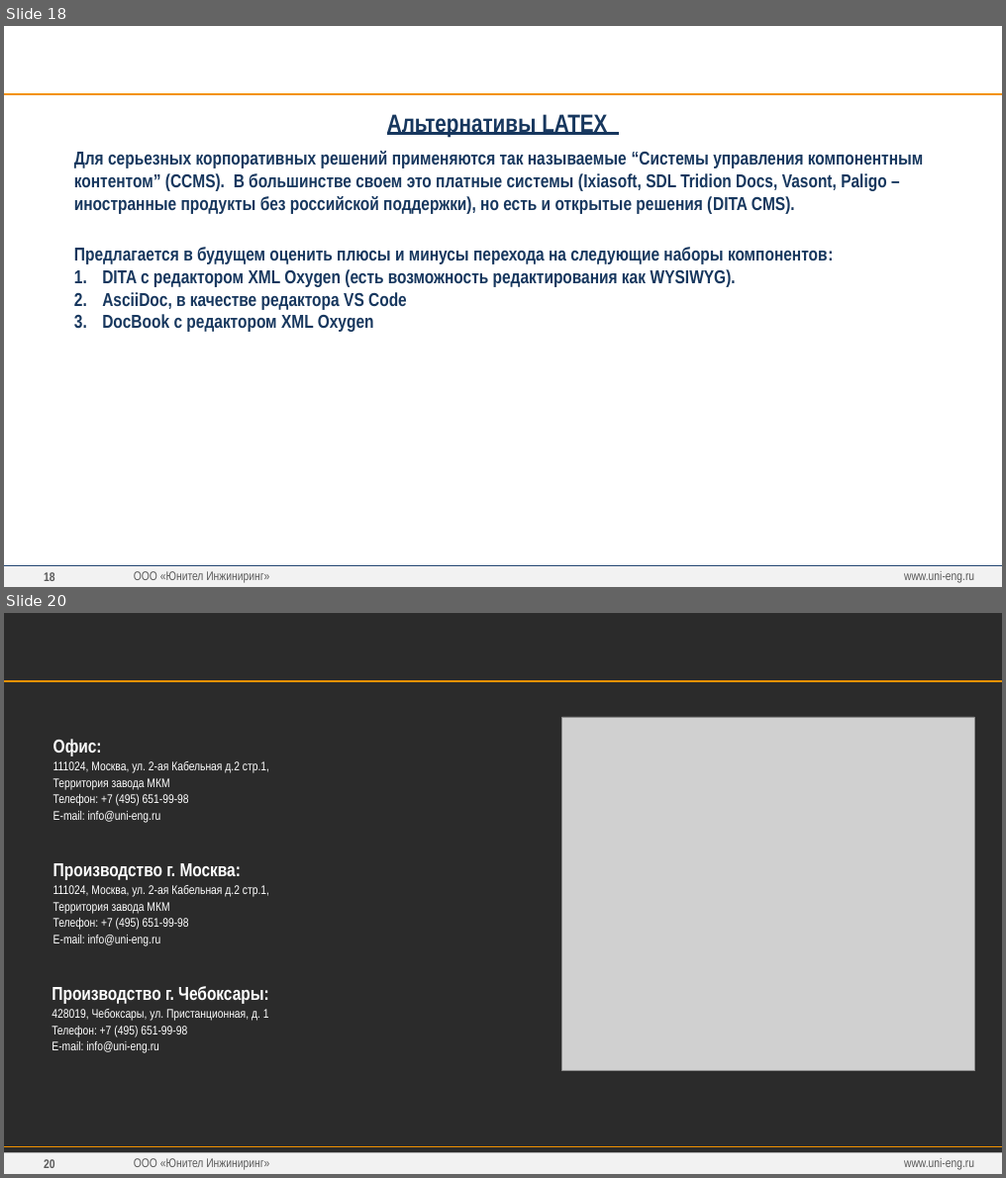
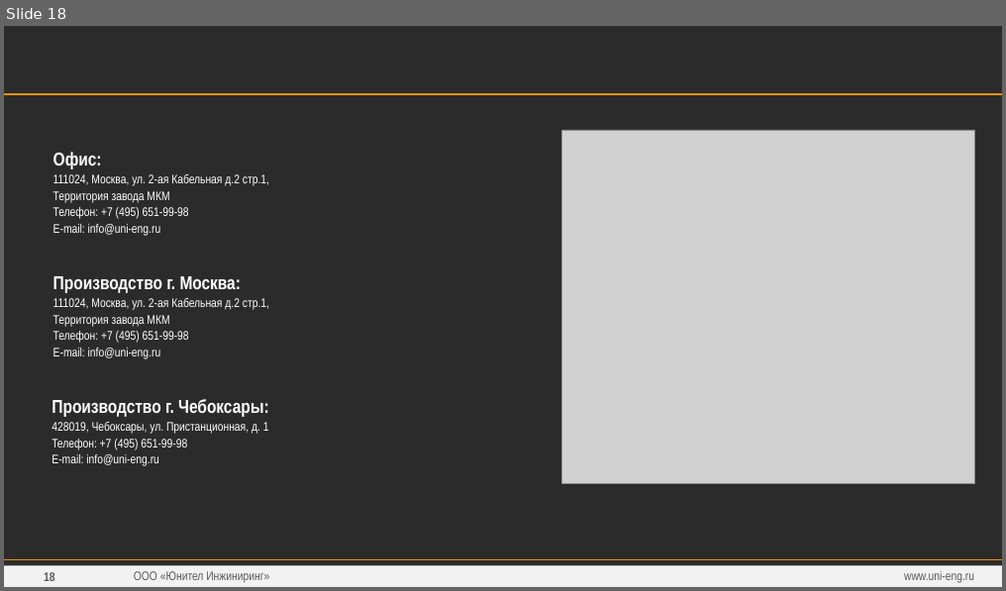
Before and after one commit to greglu1976/ProjectOmni, a slide deck: Презентация/Презентация v3.pptx. Shown one above the other, each under a label of ours: slides 18 and 20 before the commit, slide 18 after it; the slides between them are not shown. The pictures are 1006x1178 and 1006x591 pixels, drawn with LibreOffice and Linux fonts; fonts in the diff are those of the drawing; grey boxes stand for pictures; background and template pictures are left out; a plain dark background stands for a picture behind light text. Boxes give left, top, right and bottom in pixels: in the first picture for what was removed or moved away, otherwise in the second. Text is boxed around its words. In the diff, an @@ line names an element or a change of style, - is before the commit and + after.

```diff
--- a/Презентация/Презентация v3.pptx
+++ b/Презентация/Презентация v3.pptx
@@ slide 18 removed at (x1=4, y1=26, x2=1002, y2=587), background #FFFFFF; not listed: 4 template elements that a slide beside it also shows @@
@@ text removed at (x1=4, y1=42, x2=779, y2=76) @@
-АЛЬТЕРНАТИВЫ LATEX. CCMS. ПЕРСПЕКТИВНОЕ РАЗВИТИЕ
@@ text removed at (x1=387, y1=114, x2=607, y2=138) @@
-Альтернативы LATEX
@@ text removed at (x1=74, y1=151, x2=923, y2=332) @@
-Для серьезных корпоративных решений применяются так называемые “Системы управления компонентным контентом” (CCMS). В большинстве своем это платные системы (Ixiasoft, SDL Tridion Docs, Vasont, Paligo – иностранные продукты без российской поддержки), но есть и открытые решения (DITA CMS).
-Предлагается в будущем оценить плюсы и минусы перехода на следующие наборы компонентов:
-1. DITA с редактором XML Oxygen (есть возможность редактирования как WYSIWYG).
-2. AsciiDoc, в качестве редактора VS Code
-3. DocBook с редактором XML Oxygen
@@ line removed from (4, 566) to (1002, 566) @@
@@ text removed at (x1=904, y1=571, x2=974, y2=583) @@
-www.uni-eng.ru
@@ what was slide 20 is now slide 18 @@
@@ page number at (x1=44, y1=572, x2=54, y2=581): text changed @@
-20
+18
```
Also in this commit, not shown: 1 slide changed, 1 slide added, 2 other slides removed, 59 other files.
